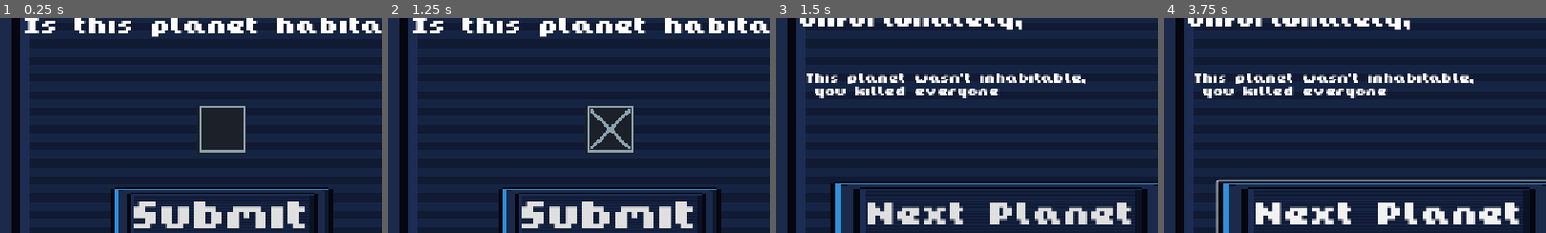
Above: before the commit, frames 1-4 (left to right).
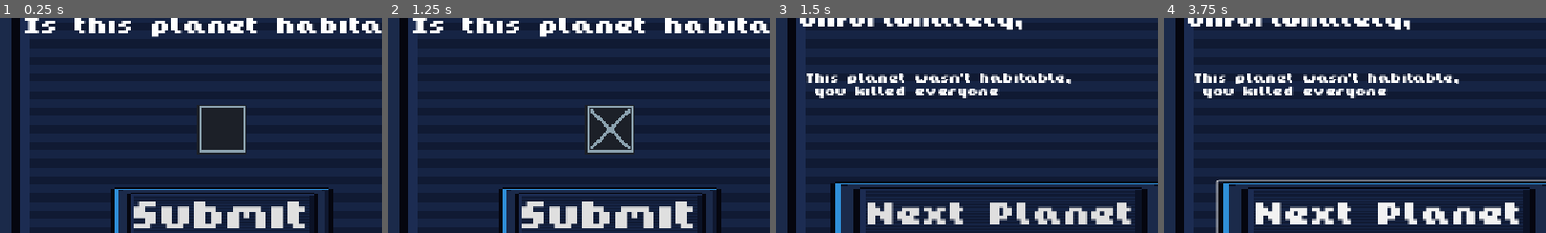
Above: after the commit, the same moments.

Repository: Ollieblock1/WHACK2026
Game: Godot game, scene res://scenes/UI/post_game.tscn
Two runs of this game, one before a commit and one after it. Both use one fixed random seed, a clock stepped at 60 frames per second and the inputs below. This scene is started directly instead of the project's main scene.
Inputs (mouse positions are % of the whole screen's width and height, from its top left):
- Up to frame 1 (0.25 s): no input
- Up to frame 2 (1.25 s): click (40, 42) at 0.5 s
- Up to frame 3 (1.5 s): click "Submit" at 1.25 s
- Up to frame 4 (3.75 s): click "Next Planet" at 2 s; click "Next Planet" at 2.75 s; tap Enter at 3.5 s; hold Right (moveRight) from 3.53 s (still down); tap 1 (select1) at 3.6 s
The pictures show only the part of the screen within x 20-70%, y 16-66%; the shares and areas given below are measured in that part.

Frames 1-2 are identical in both runs. In frame 3, 0.8% of the frame differs, in the area x 53-81%, y 25-31%; in frame 4, 0.8%.

Commit message:
final polish

Diff:
--- a/alienEntity/hostile_alien.gd
+++ b/alienEntity/hostile_alien.gd
@@ -1,6 +1,6 @@
 extends "res://alienEntity/charging_alien.gd"
 
 func _on_detector_area_entered(area: Area2D) -> void:
-	$eyebrows.visible = true
+	$eyebrows.visible = false
 	self.modulate = Color(1.877, 0.161, 0.0, 0.482)
 	super._on_detector_area_entered(area)
--- a/alienEntity/hostile_alien.tscn
+++ b/alienEntity/hostile_alien.tscn
@@ -4,6 +4,70 @@
 [ext_resource type="Script" uid="uid://cd68rw70r7bu4" path="res://alienEntity/hostile_alien.gd" id="2_vxn6r"]
 [ext_resource type="Texture2D" uid="uid://vwgerjuawajo" path="res://assets/aliens/Aliens.png" id="3_63irk"]
 
+[sub_resource type="AtlasTexture" id="AtlasTexture_mjqml"]
+atlas = ExtResource("3_63irk")
+region = Rect2(0, 192, 32, 16)
+
+[sub_resource type="AtlasTexture" id="AtlasTexture_57e2t"]
+atlas = ExtResource("3_63irk")
+region = Rect2(32, 192, 32, 16)
+
+[sub_resource type="AtlasTexture" id="AtlasTexture_vkjc8"]
+atlas = ExtResource("3_63irk")
+region = Rect2(64, 192, 32, 16)
+
+[sub_resource type="AtlasTexture" id="AtlasTexture_nrrm5"]
+atlas = ExtResource("3_63irk")
+region = Rect2(96, 192, 32, 16)
+
+[sub_resource type="AtlasTexture" id="AtlasTexture_la2nj"]
+atlas = ExtResource("3_63irk")
+region = Rect2(128, 192, 32, 16)
+
+[sub_resource type="AtlasTexture" id="AtlasTexture_4rexk"]
+atlas = ExtResource("3_63irk")
+region = Rect2(160, 192, 32, 16)
+
+[sub_resource type="AtlasTexture" id="AtlasTexture_p4qg2"]
+atlas = ExtResource("3_63irk")
+region = Rect2(192, 192, 32, 16)
+
+[sub_resource type="AtlasTexture" id="AtlasTexture_a0qft"]
+atlas = ExtResource("3_63irk")
+region = Rect2(224, 192, 32, 16)
+
+[sub_resource type="AtlasTexture" id="AtlasTexture_ll058"]
+atlas = ExtResource("3_63irk")
+region = Rect2(0, 64, 32, 16)
+
+[sub_resource type="AtlasTexture" id="AtlasTexture_sdu6p"]
+atlas = ExtResource("3_63irk")
+region = Rect2(32, 64, 32, 16)
+
+[sub_resource type="AtlasTexture" id="AtlasTexture_siaij"]
+atlas = ExtResource("3_63irk")
+region = Rect2(64, 64, 32, 16)
+
+[sub_resource type="AtlasTexture" id="AtlasTexture_h147s"]
+atlas = ExtResource("3_63irk")
+region = Rect2(96, 64, 32, 16)
+
+[sub_resource type="AtlasTexture" id="AtlasTexture_ad4m6"]
+atlas = ExtResource("3_63irk")
+region = Rect2(128, 64, 32, 16)
+
+[sub_resource type="AtlasTexture" id="AtlasTexture_ja43l"]
+atlas = ExtResource("3_63irk")
+region = Rect2(160, 64, 32, 16)
+
+[sub_resource type="AtlasTexture" id="AtlasTexture_cv2x1"]
+atlas = ExtResource("3_63irk")
+region = Rect2(192, 64, 32, 16)
+
+[sub_resource type="AtlasTexture" id="AtlasTexture_ahfci"]
+atlas = ExtResource("3_63irk")
+region = Rect2(224, 64, 32, 16)
+
 [sub_resource type="AtlasTexture" id="AtlasTexture_5uvx3"]
 atlas = ExtResource("3_63irk")
 region = Rect2(224, 112, 32, 16)
@@ -42,10 +106,63 @@
 
 [sub_resource type="SpriteFrames" id="SpriteFrames_0jbma"]
 animations = [{
-"frames": [],
+"frames": [{
+"duration": 1.0,
+"texture": SubResource("AtlasTexture_mjqml")
+}, {
+"duration": 1.0,
+"texture": SubResource("AtlasTexture_57e2t")
+}, {
+"duration": 1.0,
+"texture": SubResource("AtlasTexture_vkjc8")
+}, {
+"duration": 1.0,
+"texture": SubResource("AtlasTexture_nrrm5")
+}, {
+"duration": 1.0,
+"texture": SubResource("AtlasTexture_la2nj")
+}, {
+"duration": 1.0,
+"texture": SubResource("AtlasTexture_4rexk")
+}, {
+"duration": 1.0,
+"texture": SubResource("AtlasTexture_p4qg2")
+}, {
+"duration": 1.0,
+"texture": SubResource("AtlasTexture_a0qft")
+}],
 "loop": 1,
-"name": &"default",
-"speed": 5.0
+"name": &"large",
+"speed": 10.0
+}, {
+"frames": [{
+"duration": 1.0,
+"texture": SubResource("AtlasTexture_ll058")
+}, {
+"duration": 1.0,
+"texture": SubResource("AtlasTexture_sdu6p")
+}, {
+"duration": 1.0,
+"texture": SubResource("AtlasTexture_siaij")
+}, {
+"duration": 1.0,
+"texture": SubResource("AtlasTexture_h147s")
+}, {
+"duration": 1.0,
+"texture": SubResource("AtlasTexture_ad4m6")
+}, {
+"duration": 1.0,
+"texture": SubResource("AtlasTexture_ja43l")
+}, {
+"duration": 1.0,
+"texture": SubResource("AtlasTexture_cv2x1")
+}, {
+"duration": 1.0,
+"texture": SubResource("AtlasTexture_ahfci")
+}],
+"loop": 1,
+"name": &"squid",
+"speed": 10.0
 }, {
 "frames": [{
 "duration": 1.0,
@@ -76,7 +193,7 @@
 "texture": SubResource("AtlasTexture_l3xoy")
 }],
 "loop": 1,
-"name": &"new_animation",
+"name": &"squiggly",
 "speed": 10.0
 }]
 
@@ -87,9 +204,6 @@
 
 [node name="AnimatedSprite2D" parent="." index="0" unique_id=198791116]
 sprite_frames = SubResource("SpriteFrames_0jbma")
-animation = &"new_animation"
-autoplay = "new_animation"
-frame_progress = 0.64824903
 
 [node name="eyebrows" type="Node2D" parent="." index="4" unique_id=1967970796]
 visible = false
--- a/scenes/player/player.tscn
+++ b/scenes/player/player.tscn
@@ -282,7 +282,8 @@
 debug_color = Color(1, 0, 0, 0.41960785)
 
 [node name="AnimatedSprite2D" type="AnimatedSprite2D" parent="." unique_id=630544719]
-scale = Vector2(3, 3)
+position = Vector2(0, 9)
+scale = Vector2(3.75, 3.75)
 sprite_frames = SubResource("SpriteFrames_3bixf")
 animation = &"jump"
 autoplay = "idle"
--- a/scripts/managers/post_game.gd
+++ b/scripts/managers/post_game.gd
@@ -24,7 +24,7 @@
 	if chosenValue == actualValue:
 		instance = win.instantiate()
 		if chosenValue == false: #success!!! you helped people
-			instance.setText("That planet wasn't inhabitable,\n you saved the colony")
+			instance.setText("That planet wasn't habitable,\n you saved the colony")
 		else:
 			instance.setText("You found a new home for the colony")
 
@@ -33,7 +33,7 @@
 		if chosenValue == false: #success!!! you helped people
 			instance.setText("This could've been the perfect home")
 		else:
-			instance.setText("This planet wasn't inhabitable,\n you killed everyone")
+			instance.setText("This planet wasn't habitable,\n you killed everyone")
 
 
 	add_child(instance)
